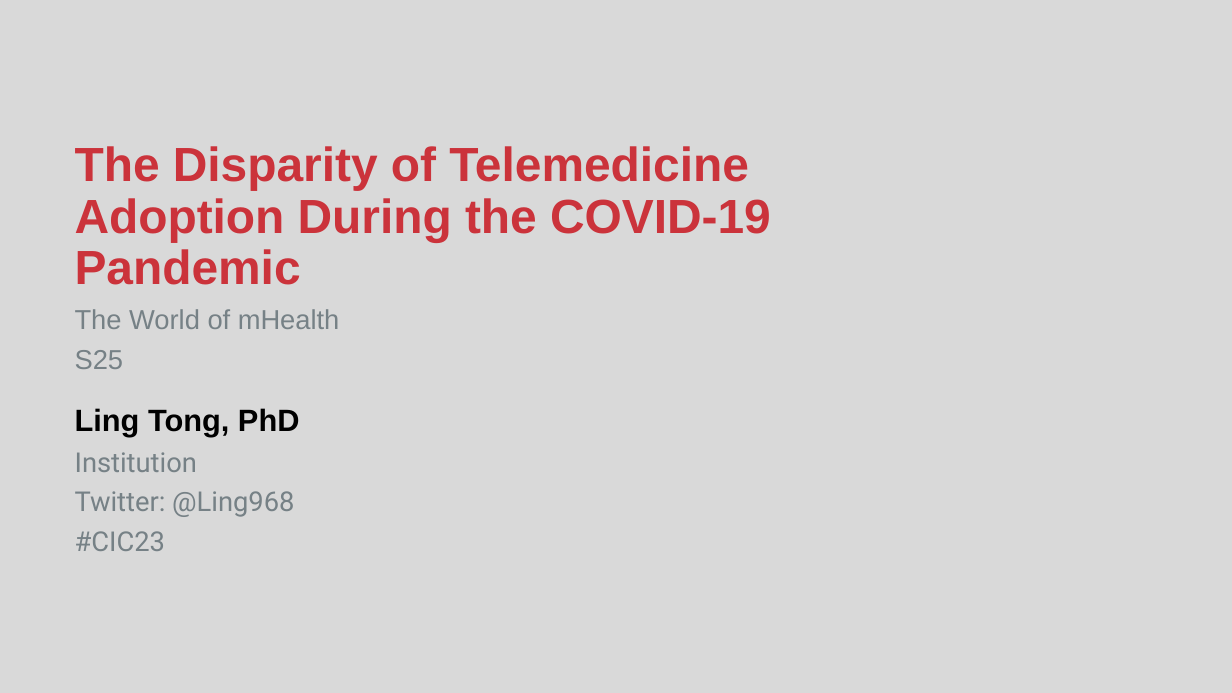
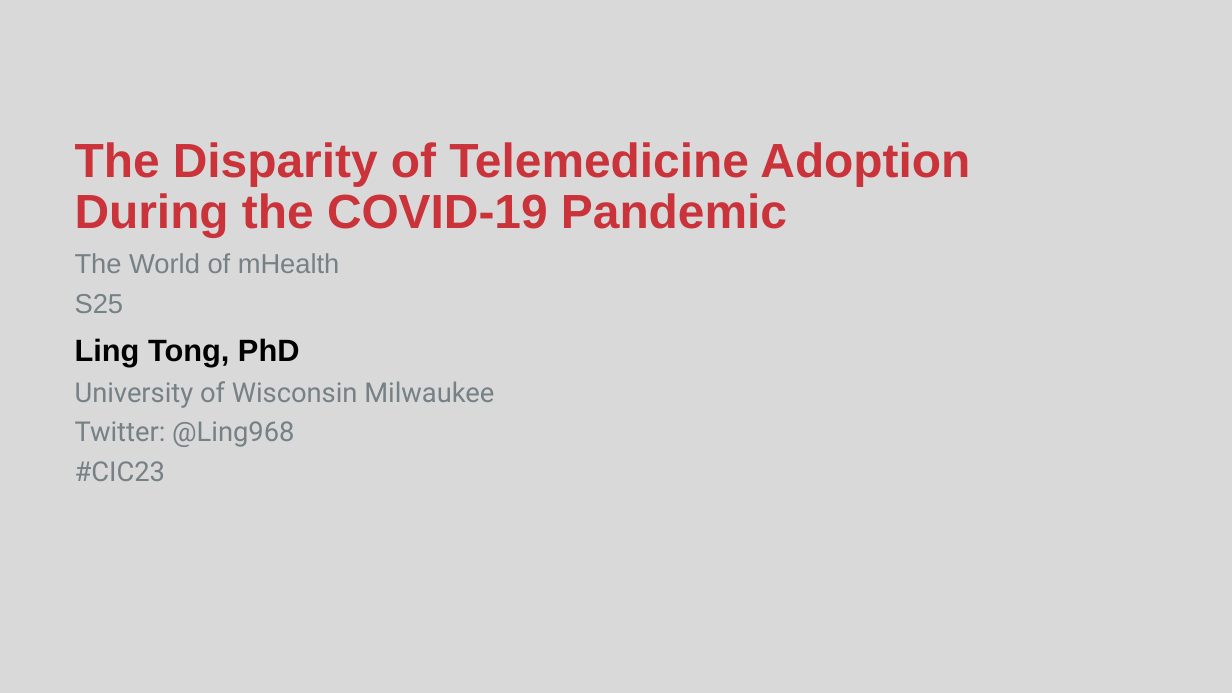
Before and after one commit to TongLing/tongling.github.io, a slide deck: slide 1 of assets/pdf/cic-telemedicine.pptx. Drawn at 1232x693 pixels with LibreOffice and Linux fonts; fonts in the diff are those of the drawing; background and template pictures are left out. Boxes give left, top, right and bottom in pixels: in the first picture for what was removed or moved away, otherwise in the second. Text is boxed around its words. In the diff, an @@ line names an element or a change of style, - is before the commit and + after.

```diff
--- a/assets/pdf/cic-telemedicine.pptx
+++ b/assets/pdf/cic-telemedicine.pptx
@@ text "The Disparity of Telemedicine Adoption ..." rewrapped from <box>75,146,771,369</box> to <box>75,142,970,313</box> @@
@@ subtitle "Ling Tong, PhD": place and size @@
-subtitle "Ling Tong, PhD" at <box>75,408,300,551</box>
+subtitle "Ling Tong, PhD" at <box>75,338,494,481</box>
@@ subtitle at <box>75,381,494,408</box>: text changed @@
-  Institution
+  University of Wisconsin Milwaukee
```
Also in this commit, not shown: 8 other slides changed, 2 slides added, 2 other files.
